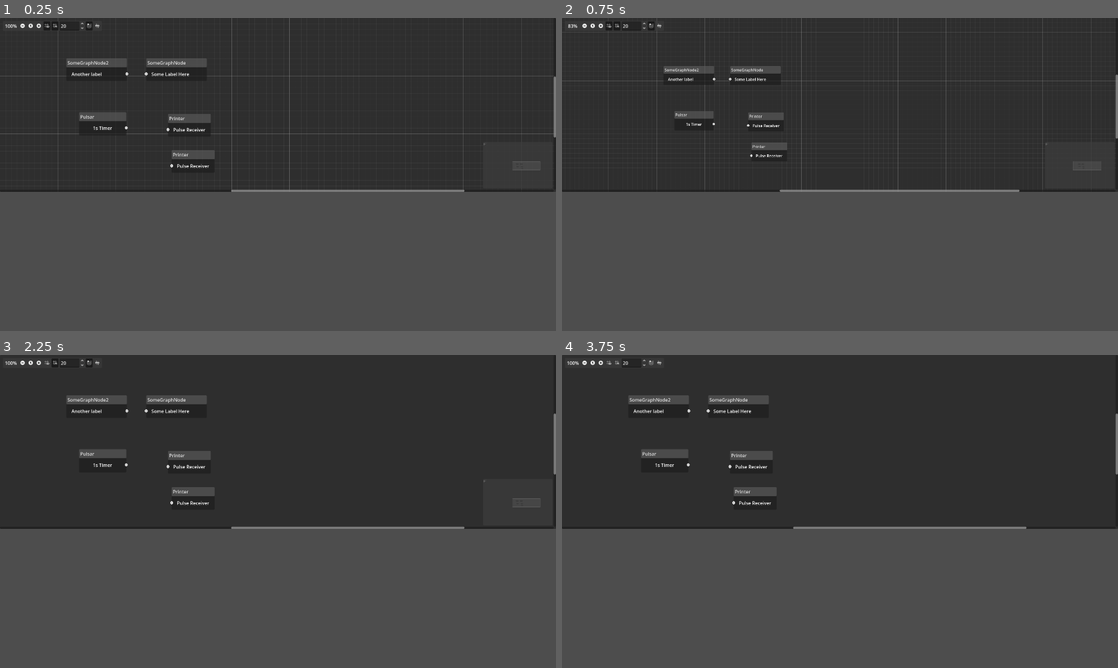
Above: before the commit, frames 1-4 (two rows, left to right).
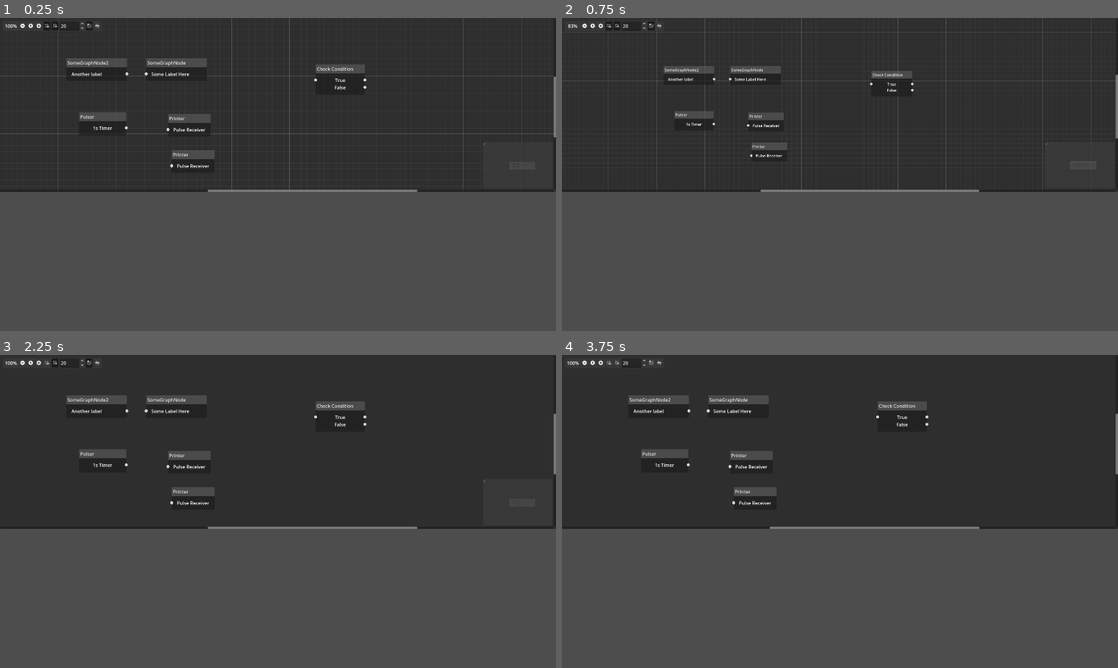
Above: after the commit, the same moments.

Repository: Gromnax/ProxyMaCentauri
Game: Godot game, scene res://GraphController/control_graph.tscn
Same seed, same stepped clock (60 frames per second), same inputs: the game is played once before the commit and once after it. This scene is started directly instead of the project's main scene.
Inputs (mouse positions are in pixels of both pictures, inside the frame that each line leads up to):
- Up to frame 1 (0.25 s): no input
- Up to frame 2 (0.75 s): click (584, 27) at 0.5 s
- Up to frame 3 (2.25 s): click (38, 364) at 1.25 s; click (44, 364) at 2 s
- Up to frame 4 (3.75 s): click (617, 364) at 2.75 s; click (650, 364) at 3.5 s

The runs differ from the first frame. In frame 1, 0.4% of the frame differs, in the area x 37-98%, y 14-56%; in frame 2, 0.3%; in frame 3, 0.4%; in frame 4, 0.4%.

Commit message:
Add MoveNode (incomplete)

Diff:
--- a/Data/options_data.tres
+++ b/Data/options_data.tres
@@ -1,6 +1,6 @@
-[gd_resource type="Resource" script_class="OptionsData" format=3]
+[gd_resource type="Resource" script_class="OptionsData" format=3 uid="uid://cq06pjtrtd135"]
 
-[ext_resource type="Script" path="res://Data/Struct/option_struct.gd" id="1_pgoju"]
+[ext_resource type="Script" uid="uid://ba0pmci5278vd" path="res://Data/Struct/option_struct.gd" id="1_pgoju"]
 
 [resource]
 script = ExtResource("1_pgoju")
--- /dev/null
+++ b/GraphController/GraphNodes/MoveNode.tscn
@@ -0,0 +1,64 @@
+[gd_scene format=3 uid="uid://bafqingwbaiws"]
+
+[ext_resource type="Script" uid="uid://cxn81xa08pwtf" path="res://GraphController/GraphNodes/move_node.gd" id="1_rqu53"]
+
+[node name="MoveNode" type="GraphNode" unique_id=346927104 node_paths=PackedStringArray("item_list")]
+title = "Move "
+slot/0/left_enabled = true
+slot/0/left_type = 0
+slot/0/left_color = Color(1, 1, 1, 1)
+slot/0/left_icon = null
+slot/0/right_enabled = false
+slot/0/right_type = 0
+slot/0/right_color = Color(1, 1, 1, 1)
+slot/0/right_icon = null
+slot/0/draw_stylebox = true
+slot/1/left_enabled = false
+slot/1/left_type = 0
+slot/1/left_color = Color(1, 1, 1, 1)
+slot/1/left_icon = null
+slot/1/right_enabled = true
+slot/1/right_type = 0
+slot/1/right_color = Color(1, 1, 1, 1)
+slot/1/right_icon = null
+slot/1/draw_stylebox = true
+slot/2/left_enabled = false
+slot/2/left_type = 0
+slot/2/left_color = Color(1, 1, 1, 1)
+slot/2/left_icon = null
+slot/2/right_enabled = true
+slot/2/right_type = 0
+slot/2/right_color = Color(1, 1, 1, 1)
+slot/2/right_icon = null
+slot/2/draw_stylebox = true
+script = ExtResource("1_rqu53")
+item_list = NodePath("Container/ItemList")
+
+[node name="Container" type="AspectRatioContainer" parent="." unique_id=793594589]
+layout_mode = 2
+
+[node name="ItemList" type="ItemList" parent="Container" unique_id=403694219]
+custom_minimum_size = Vector2(100, 30)
+layout_mode = 2
+allow_reselect = true
+auto_width = true
+auto_height = true
+item_count = 4
+item_0/text = "Up"
+item_1/text = "Left"
+item_2/text = "Right"
+item_3/text = "Down"
+
+[node name="Container2" type="AspectRatioContainer" parent="." unique_id=184571717]
+layout_mode = 2
+
+[node name="Label" type="Label" parent="Container2" unique_id=932829704]
+layout_mode = 2
+text = "Move completed"
+
+[node name="Container3" type="AspectRatioContainer" parent="." unique_id=512395729]
+layout_mode = 2
+
+[node name="Label" type="Label" parent="Container3" unique_id=1016491370]
+layout_mode = 2
+text = "Move failed"
--- /dev/null
+++ b/GraphController/GraphNodes/move_node.gd
@@ -0,0 +1,44 @@
+extends GraphControlNode
+class_name MoveNode
+
+@export var item_list: ItemList
+
+var request_ids : Array[int] = []
+
+# Called when the node enters the scene tree for the first time.
+func _ready() -> void:
+	pass # Replace with function body.
+
+
+# Called every frame. 'delta' is the elapsed time since the previous frame.
+func _process(_delta: float) -> void:
+	pass
+
+
+func on_unhandled_signal_received(_args: Dictionary={}) -> void:
+	pass
+
+func signal_received(_port: int, _value:String="") -> void:
+	var selected_items : Array = item_list.get_selected_items()
+	var request : int = randi()
+	var request_sent : bool = false
+	if selected_items.size() == 0:
+		return
+	match selected_items[0]:
+		0:
+			pass
+		1:
+			EventBus.move_left.emit(request)
+			request_sent = true
+		2:
+			EventBus.move_right.emit(request)
+			request_sent = true
+		3:
+			pass
+		_:
+			pass
+	if request_sent:
+		request_ids.push_back(request)
+
+func feedback_received(feedback_id : int, move_success: bool) -> void:
+	pass
--- a/GraphController/GraphNodes/pulsar_node.gd
+++ b/GraphController/GraphNodes/pulsar_node.gd
@@ -9,17 +9,17 @@
 
 
 # Called every frame. 'delta' is the elapsed time since the previous frame.
-func _process(delta: float) -> void:
+func _process(_delta: float) -> void:
 	pass
 
 
-func on_unhandled_signal_received(args: Dictionary={}) -> void:
+func on_unhandled_signal_received(_args: Dictionary={}) -> void:
 	pass
 
 
 func _on_timer_timeout() -> void:
 	output.emit(self, 0, "hello there")
-	print("Timer timeout!!")
 
-func signal_received(port: int, value:String="") -> void:
+## @unused This GraphNode has no entry point, this is by design.
+func signal_received(_port: int, _value:String="") -> void:
 	pass
--- a/GraphController/control_graph.tscn
+++ b/GraphController/control_graph.tscn
@@ -2,6 +2,7 @@
 
 [ext_resource type="Script" uid="uid://dj256iqws2s4m" path="res://GraphController/graph_edit.gd" id="1_h076a"]
 [ext_resource type="PackedScene" uid="uid://4o1323va1pb" path="res://GraphController/GraphNodes/PulsarNode.tscn" id="2_rndvx"]
+[ext_resource type="Script" uid="uid://dmg65t0orfe1c" path="res://GraphController/GraphNodes/pulsar_node.gd" id="3_m0dpa"]
 [ext_resource type="PackedScene" uid="uid://bu0lmg4aplk7t" path="res://GraphController/GraphNodes/Printer.tscn" id="3_vnras"]
 
 [node name="ControlGraph" type="VBoxContainer" unique_id=633943305]
@@ -81,6 +82,54 @@
 mouse_filter = 1
 position_offset = Vector2(273, 325)
 
+[node name="PulsarNode2" type="GraphNode" parent="GraphEdit" unique_id=466680463 node_paths=PackedStringArray("timer")]
+layout_mode = 0
+offset_left = 1090.0
+offset_top = 160.0
+offset_right = 1260.0
+offset_bottom = 265.0
+mouse_filter = 1
+position_offset = Vector2(1090, 160)
+title = "Check Condition"
+slot/0/left_enabled = true
+slot/0/left_type = 0
+slot/0/left_color = Color(1, 1, 1, 1)
+slot/0/left_icon = null
+slot/0/right_enabled = true
+slot/0/right_type = 0
+slot/0/right_color = Color(1, 1, 1, 1)
+slot/0/right_icon = null
+slot/0/draw_stylebox = true
+slot/1/left_enabled = false
+slot/1/left_type = 0
+slot/1/left_color = Color(1, 1, 1, 1)
+slot/1/left_icon = null
+slot/1/right_enabled = true
+slot/1/right_type = 0
+slot/1/right_color = Color(1, 1, 1, 1)
+slot/1/right_icon = null
+slot/1/draw_stylebox = true
+script = ExtResource("3_m0dpa")
+timer = NodePath("Timer")
+metadata/_custom_type_script = "uid://dmg65t0orfe1c"
+
+[node name="Timer" type="Timer" parent="GraphEdit/PulsarNode2" unique_id=441151500]
+autostart = true
+
+[node name="Container" type="AspectRatioContainer" parent="GraphEdit/PulsarNode2" unique_id=293459404]
+layout_mode = 2
+
+[node name="Label" type="Label" parent="GraphEdit/PulsarNode2/Container" unique_id=1727136123]
+layout_mode = 2
+text = "True"
+
+[node name="Container2" type="AspectRatioContainer" parent="GraphEdit/PulsarNode2" unique_id=1962593887]
+layout_mode = 2
+
+[node name="Label" type="Label" parent="GraphEdit/PulsarNode2/Container2" unique_id=897145678]
+layout_mode = 2
+text = "False"
+
 [node name="Printer" parent="GraphEdit" unique_id=1640221557 instance=ExtResource("3_vnras")]
 layout_mode = 0
 offset_left = 580.0
@@ -102,3 +151,4 @@
 [connection signal="child_entered_tree" from="GraphEdit" to="GraphEdit" method="_on_child_entered_tree"]
 [connection signal="connection_request" from="GraphEdit" to="GraphEdit" method="_on_connection_request"]
 [connection signal="disconnection_request" from="GraphEdit" to="GraphEdit" method="_on_disconnection_request"]
+[connection signal="timeout" from="GraphEdit/PulsarNode2/Timer" to="GraphEdit/PulsarNode2" method="_on_timer_timeout"]
--- a/Singletons/EventBus.gd
+++ b/Singletons/EventBus.gd
@@ -5,3 +5,6 @@
 
 @warning_ignore_start("unused_signal")
 signal pseudo_code_changed(pseudo_code : Array)
+
+signal move_left;
+signal move_right;
Not shown, added: GraphController/GraphNodes/move_node.gd.uid
